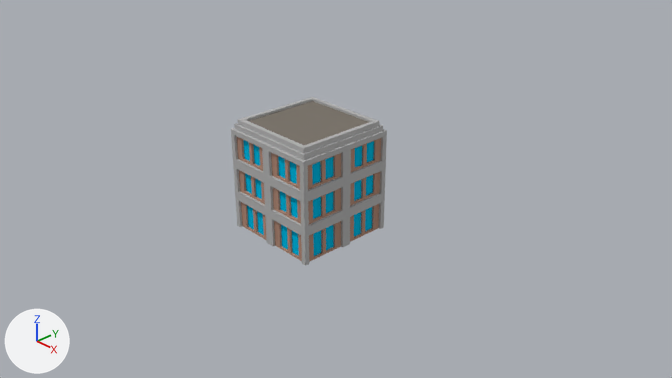
A saved change to the Blender file Assets/Blender/towns/flats4.blend.
Both versions are drawn from the file's camera 'Camera'. Lighting does not change. The marker at lower left points along +X, +Y and +Z.
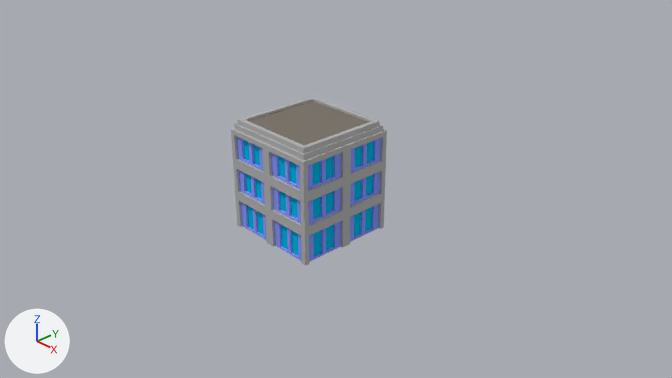
Patch to the scene script:
```diff
--- a/Assets/Blender/towns/flats4.blend.py
+++ b/Assets/Blender/towns/flats4.blend.py
@@ mat_company @@
+mat_company = diffuse_material('Company')
+mat_company.base_color = (0.263, 0.324, 1.0)  # blue #8c9aff
@@ me_cube @@
 me_cube.from_pydata(...)  # 972 vertices, 869 faces; spans x -0.8..0.8, y -0.8..0.8, z 0.0..1.75
 # used by ob_cube; location = (0.0, 0.0, 0.0); scale = (0.9, 0.9, 0.9)
+# me_cube part 1: all 624 faces that had it switch from mat_brick (beige #b58e7a) to mat_company (blue #8c9aff)
 me_cube.materials.append(mat_windows_001)
```

Where the change shows, as pixel boxes (x1, y1, x2, y2) in the pictures (672 x 378 px):
part 1 of me_cube, recoloured
    both: (237, 137, 381, 262)
